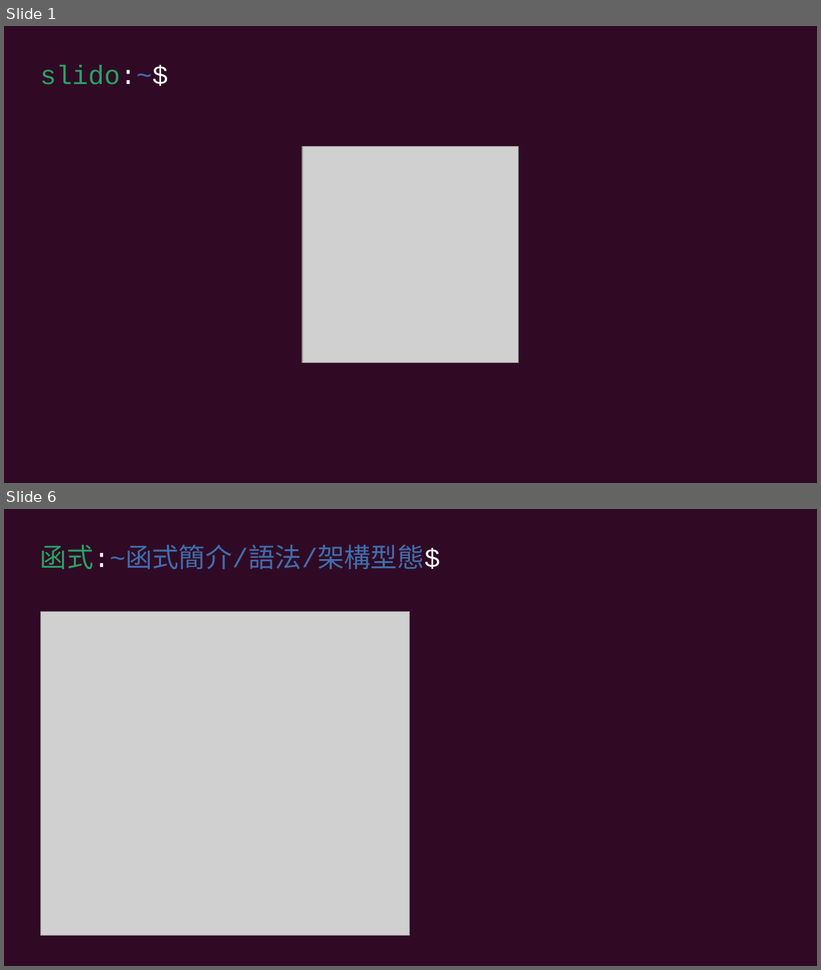
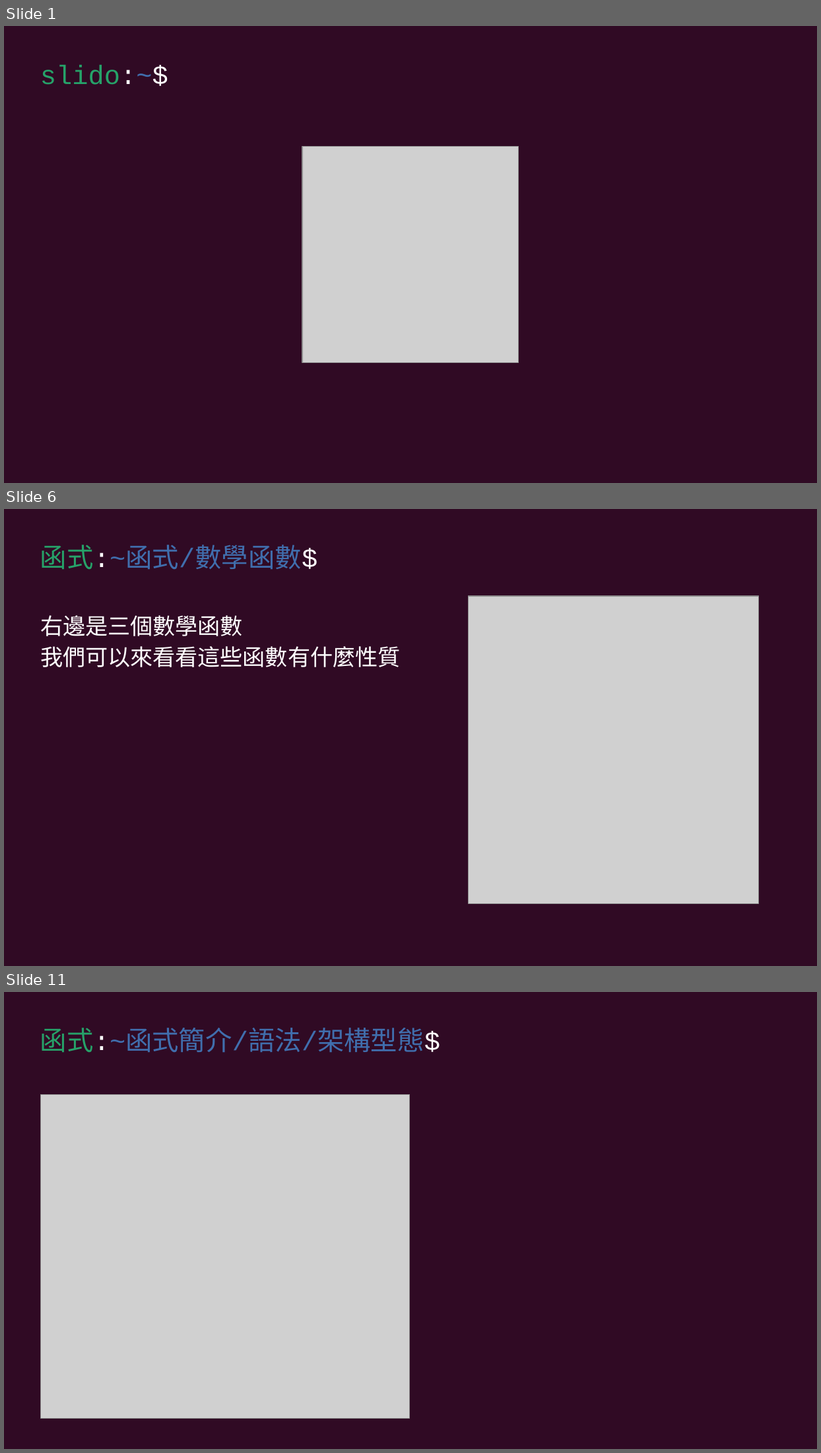
Before and after one commit to cyic-26th/presentations, a slide deck: 12.function/第十二次社課簡報.odp. Shown one above the other, each under a label of ours: slides 1 and 6 before the commit, slides 1, 6 and 11 after it; the slides between them are not shown. The pictures are 821x970 and 821x1453 pixels, drawn with LibreOffice and Linux fonts; fonts in the diff are those of the drawing; grey boxes stand for pictures. Boxes give left, top, right and bottom in pixels: in the first picture for what was removed or moved away, otherwise in the second. Text is boxed around its words. In the diff, an @@ line names an element or a change of style, - is before the commit and + after.

```diff
--- a/12.function/第十二次社課簡報.odp
+++ b/12.function/第十二次社課簡報.odp
@@ slide 6 added at (x1=4, y1=509, x2=817, y2=966), background #300A24 @@
@@ text added at (x1=40, y1=545, x2=318, y2=569), 26 pt, text #406EAD @@
+函式:~函式/數學函數$
@@ picture added at (x1=469, y1=596, x2=760, y2=904) @@
@@ text added at (x1=40, y1=615, x2=400, y2=667), 22 pt, text #FFFFFF @@
+右邊是三個數學函數
+我們可以來看看這些函數有什麼性質
@@ what was slide 6 is now slide 11 @@
```
Also in this commit, not shown: 3 slides changed, 11 other slides added, 3 slides removed, 2 other files.
